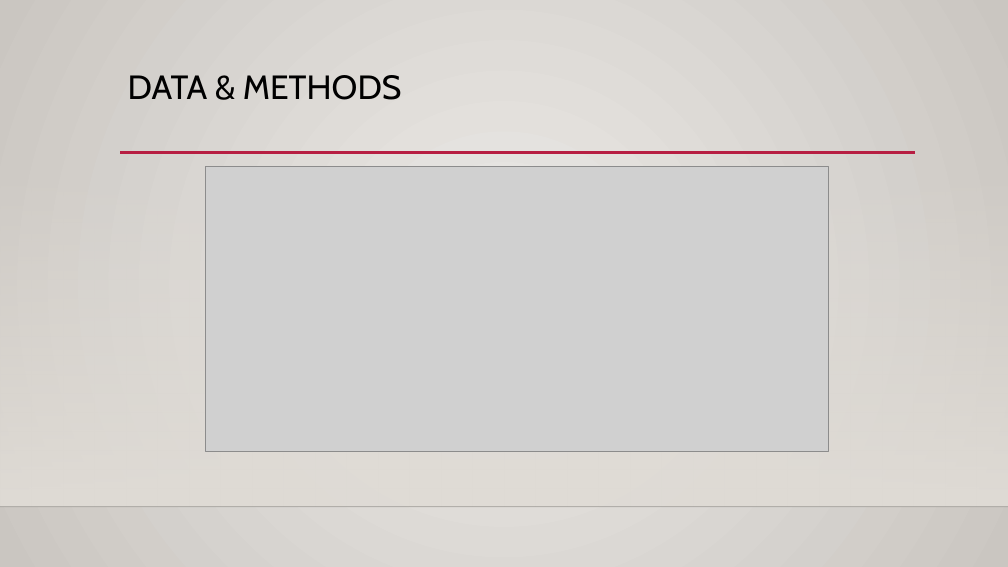
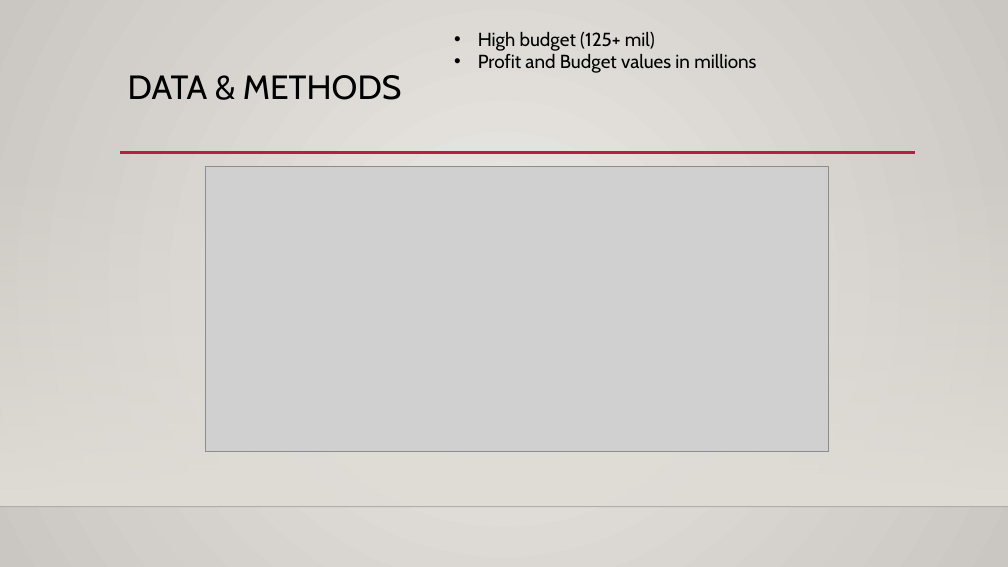
Before and after one commit to jnhoogstra/movie_analysis_Microsoft, a slide deck: slide 10 of Phase 1 Presentation.pptx. Drawn at 1008x567 pixels with LibreOffice and Linux fonts; fonts in the diff are those of the drawing; grey boxes stand for pictures; background and template pictures are left out. Boxes give left, top, right and bottom in pixels: in the first picture for what was removed or moved away, otherwise in the second. Text is boxed around its words. In the diff, an @@ line names an element or a change of style, - is before the commit and + after.

```diff
--- a/Phase 1 Presentation.pptx
+++ b/Phase 1 Presentation.pptx
@@ text added at (x1=478, y1=32, x2=756, y2=73), 18 pt, text #000000 @@
+• High budget (125+ mil)
+• Profit and Budget values in millions
```
Also in this commit, not shown: 10 other slides changed, 1 other file.
